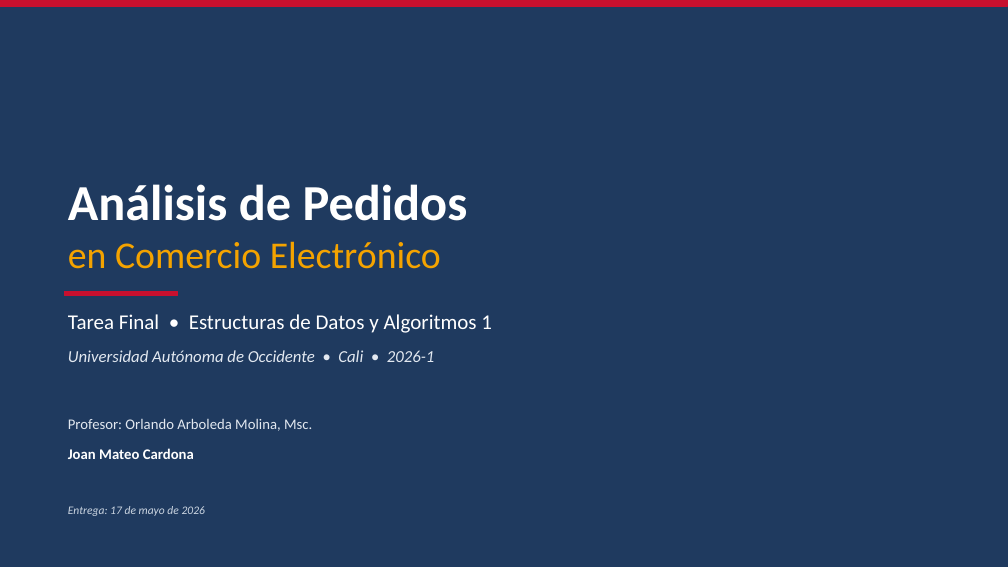
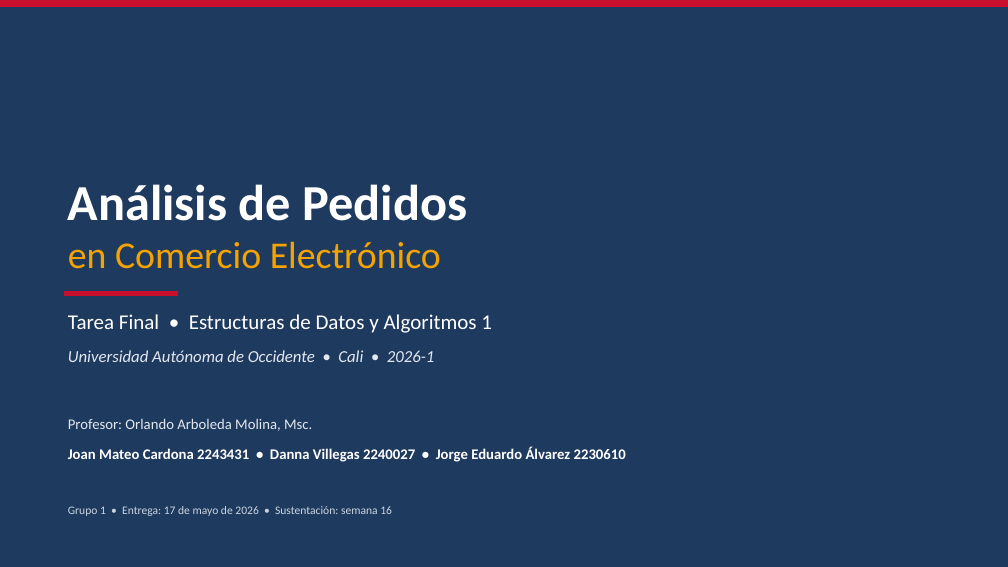
Before and after one commit to jorgeeduquinones-boop/TareaFinal_EDyA1, a slide deck: slide 1 of docs/TareaFinal_EDyA1_Presentacion.pptx. Drawn at 1008x567 pixels with LibreOffice and Linux fonts; fonts in the diff are those of the drawing. Boxes give left, top, right and bottom in pixels: in the first picture for what was removed or moved away, otherwise in the second. Text is boxed around its words. In the diff, an @@ line names an element or a change of style, - is before the commit and + after.

Commit message:
docs(pptx): actualizar portada y agregar slides de app y formato del profesor
Portada (slide 1):
- Equipo completo con códigos UAO: Joan Mateo Cardona 2243431,
  Danna Villegas 2240027, Jorge Eduardo Álvarez 2230610.
- Línea inferior con "Grupo 1" y "Sustentación: semana 16".

Nuevas slides:
- Slide 18 (Aplicativo web entregado): describe los cinco paneles del
  dashboard, la suite de 11 tests, la CI y la URL pública en Vercel.
- Slide 19 (Soporte al formato del profesor): documenta el formato
  extendido 'Cat1,…,CatN--records', los tres casos de data_2026_1/
  con sus tamaños y tiempos medidos, y referencia el test 11.

Slides 2-17 sin cambios: el contenido técnico (QuickSort, búsqueda
binaria, recursividad, tablas de complejidad, trazabilidad de
Prácticas 4/5/6) sigue siendo exacto frente al código actual.

Incluye docs/_update_pptx.py para regenerar la actualización si
hace falta repetirla.

```diff
--- a/docs/TareaFinal_EDyA1_Presentacion.pptx
+++ b/docs/TareaFinal_EDyA1_Presentacion.pptx
@@ text at box(68, 446, 626, 462): text changed @@
-Joan Mateo Cardona
+Joan Mateo Cardona 2243431 • Danna Villegas 2240027 • Jorge Eduardo Álvarez 2230610
@@ text at box(68, 506, 392, 516): text changed; italic off @@
-Entrega: 17 de mayo de 2026
+Grupo 1 • Entrega: 17 de mayo de 2026 • Sustentación: semana 16
```
Also in this commit, not shown: 2 slides added, 1 other file.
